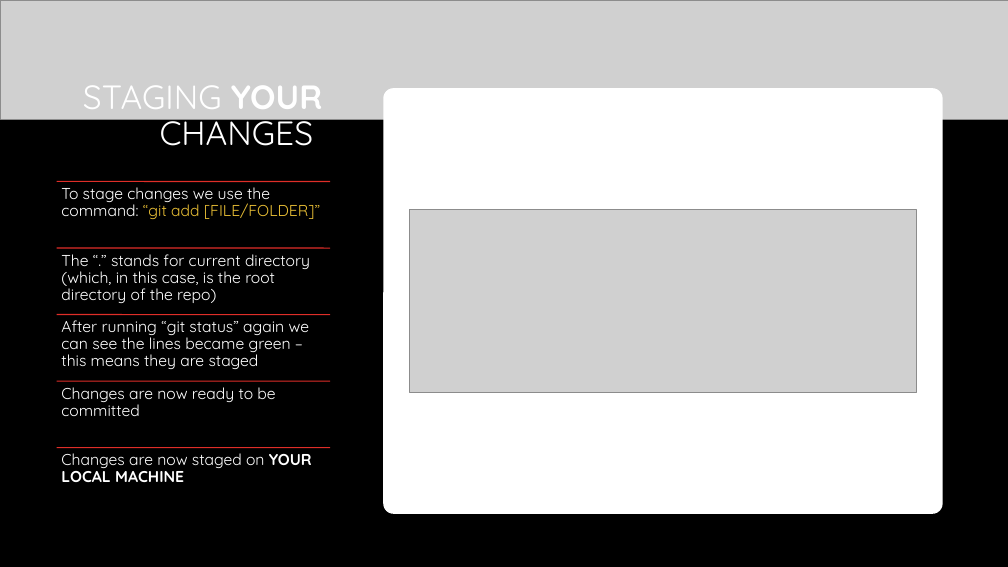
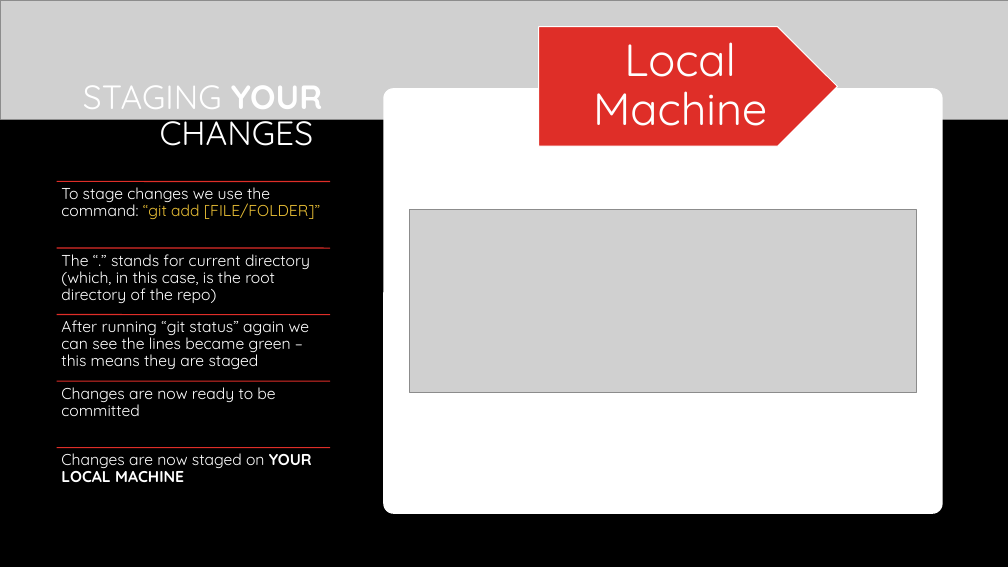
Before and after one commit to shachash1984/Tiltan_UnrealEngineCourse, a slide deck: slide 6 of Classes/Class_1/Git Helper.pptx. Drawn at 1008x567 pixels with LibreOffice and Linux fonts; fonts in the diff are those of the drawing; grey boxes stand for pictures; background and template pictures are left out. Boxes give left, top, right and bottom in pixels: in the first picture for what was removed or moved away, otherwise in the second. Text is boxed around its words. In the diff, an @@ line names an element or a change of style, - is before the commit and + after.

```diff
--- a/Classes/Class_1/Git Helper.pptx
+++ b/Classes/Class_1/Git Helper.pptx
@@ pentagon arrow added at (x1=538, y1=26, x2=837, y2=146), fill #DF2E28, outline #FFFFFF 1 pt @@
@@ text added at (x1=593, y1=42, x2=767, y2=126), 43 pt, text #FFFFFF @@
+Local Machine
```
Also in this commit, not shown: 4 other slides changed.
